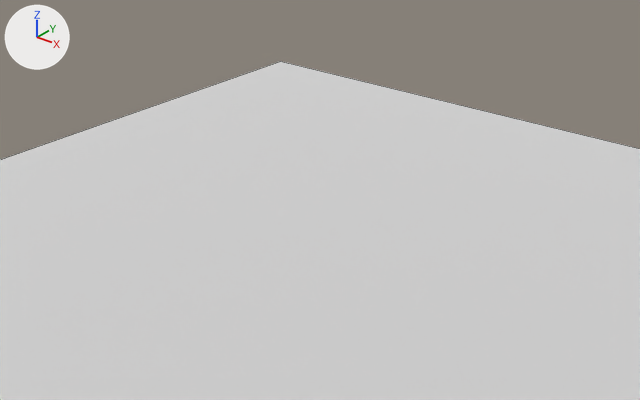
One commit to the Blender file assets/Demo/demo-scene.blend: the scene before it, then after it.
The view is the same before and after, from a camera (50 mm lens) standing at (1.56, -2.19, 2.1) and looking at (-0.62, 0.53, 0.41). Lighting does not change. The marker at upper left points along +X, +Y and +Z. Mesh edges are drawn as thin lines.
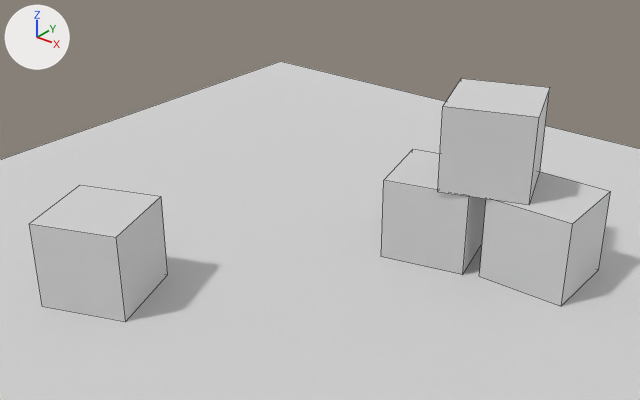
The newer file is also rescaled (x2.0) as a whole; pictures and numbers use the older file's frame.

What differs and where, as boxes [x1, y1, x2, y2] in the pictures (640 x 400 px):
'Cube.003', added
    after: [29, 185, 168, 322]
'Cube', added
    after: [479, 172, 611, 306]
'Cube.002', added
    after: [438, 78, 550, 205]
'Cube.001', added
    after: [381, 149, 486, 275]

What the commit changed:
Material 'Material2' (mat_material2) is new.
Its base color is (0.8, 0.8, 0.8) (white #e7e7e7).
Its metallic is 0.314.
Its roughness is 0.909.
Mesh me_cube_005 is new.
It is a box spanning x -1.0..1.0, y -1.0..1.0, z 0.0..2.0.
It uses material mat_material2 (its picture is missing).
Mesh me_cube_004 is new.
It is a box spanning x -1.0..1.0, y -1.0..1.0, z 0.0..2.0.
It uses material mat_material2 (its picture is missing).
Object 'Cube.003' (ob_cube_003) is new; it shows me_cube_005.
Its location is (-1.311, -0.128, 0.0).
Its rotation in degrees is (0, 0, 112).
Its scale is (0.201, 0.201, 0.201).
Object 'Cube.002' (ob_cube_002) is new; it shows me_cube_004.
Its location is (-0.147, 1.189, 0.403).
Its rotation in degrees is (0, 0, -70).
Its scale is (0.201, 0.201, 0.201).
Object 'Cube.001' (ob_cube_001) is new; it shows a copy of me_cube_004.
Its location is (-0.382, 1.129, 0.0).
Its rotation in degrees is (0, 0, 104).
Its scale is (0.201, 0.201, 0.201).
Object 'Cube' (ob_cube) is new; it shows a copy of me_cube_004.
Its location is (0.13, 1.218, 0.0).
Its scale is (0.201, 0.201, 0.201).
